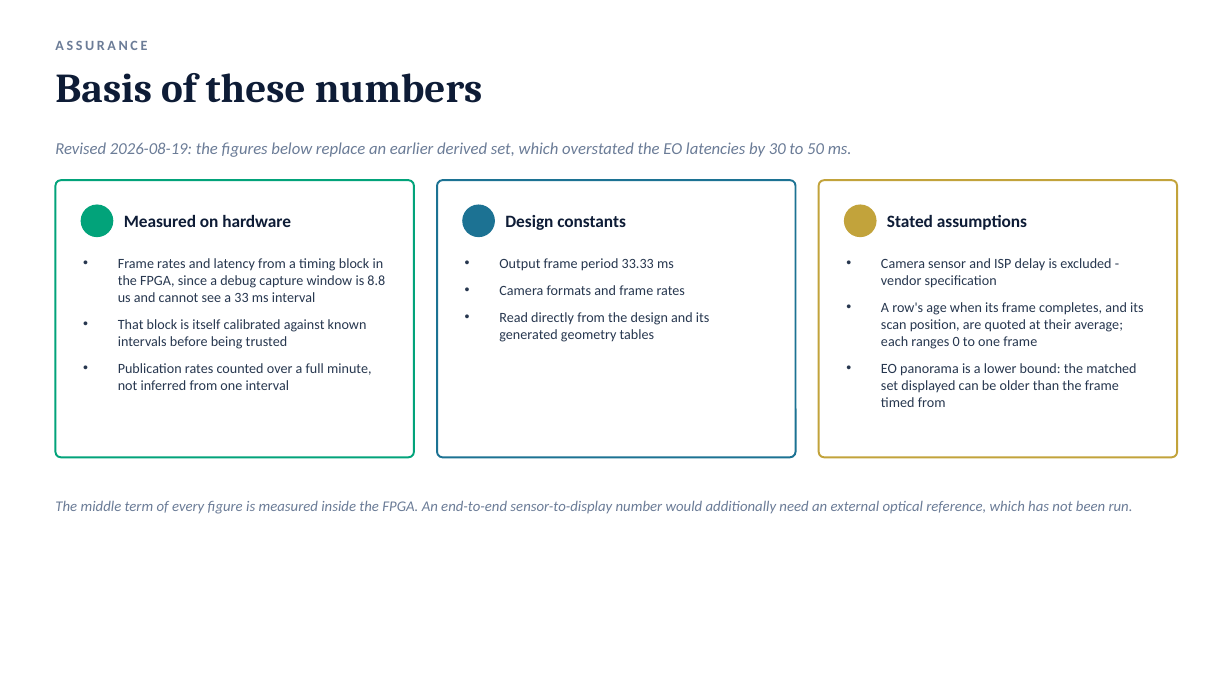
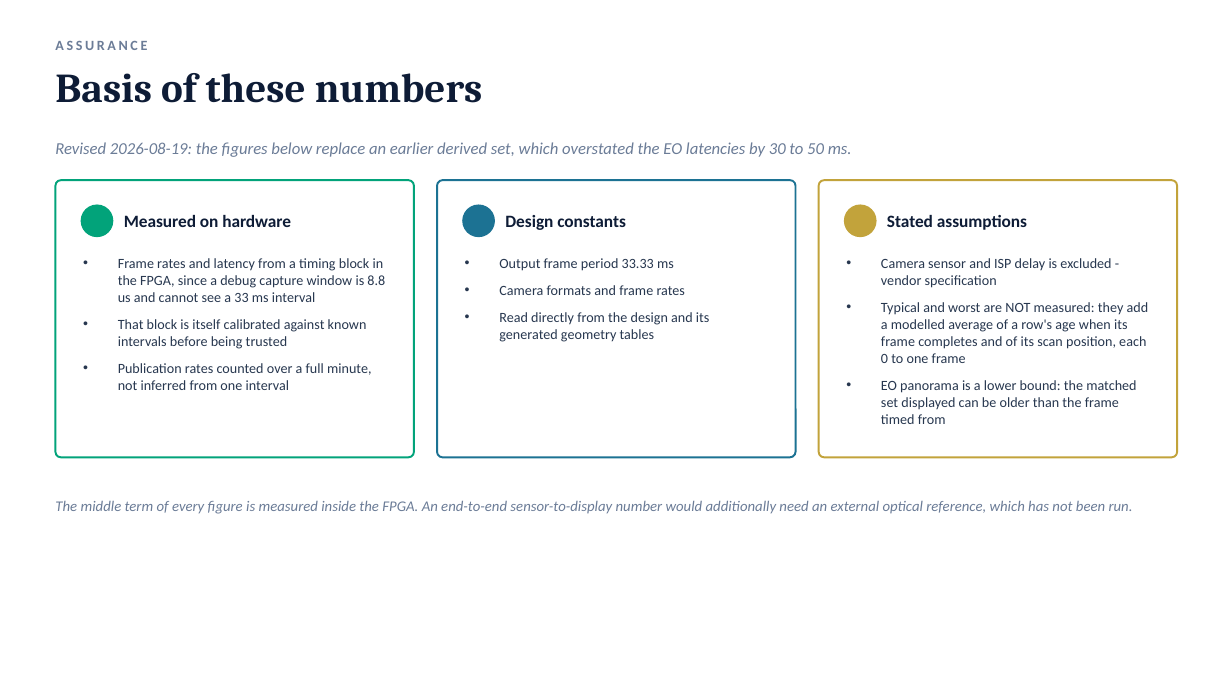
Before and after one commit to auuais/EO_Panorama_V19_M1, a slide deck: slide 11 of docs/latency/EO_IR_Panorama_Latency_Analysis.pptx. Drawn at 1232x693 pixels with LibreOffice and Linux fonts; fonts in the diff are those of the drawing. Boxes give left, top, right and bottom in pixels: in the first picture for what was removed or moved away, otherwise in the second. Text is boxed around its words. In the diff, an @@ line names an element or a change of style, - is before the commit and + after.

```diff
--- a/docs/latency/EO_IR_Panorama_Latency_Analysis.pptx
+++ b/docs/latency/EO_IR_Panorama_Latency_Analysis.pptx
@@ text at <box>881,302,1149,363</box>: text changed @@
-• A row's age when its frame completes, and its scan position, are quoted at their average; each ranges 0 to one frame
+• Typical and worst are NOT measured: they add a modelled average of a row's age when its frame completes and of its scan position, each 0 to one frame
```
Also in this commit, not shown: 5 other slides changed, 2 other files.
